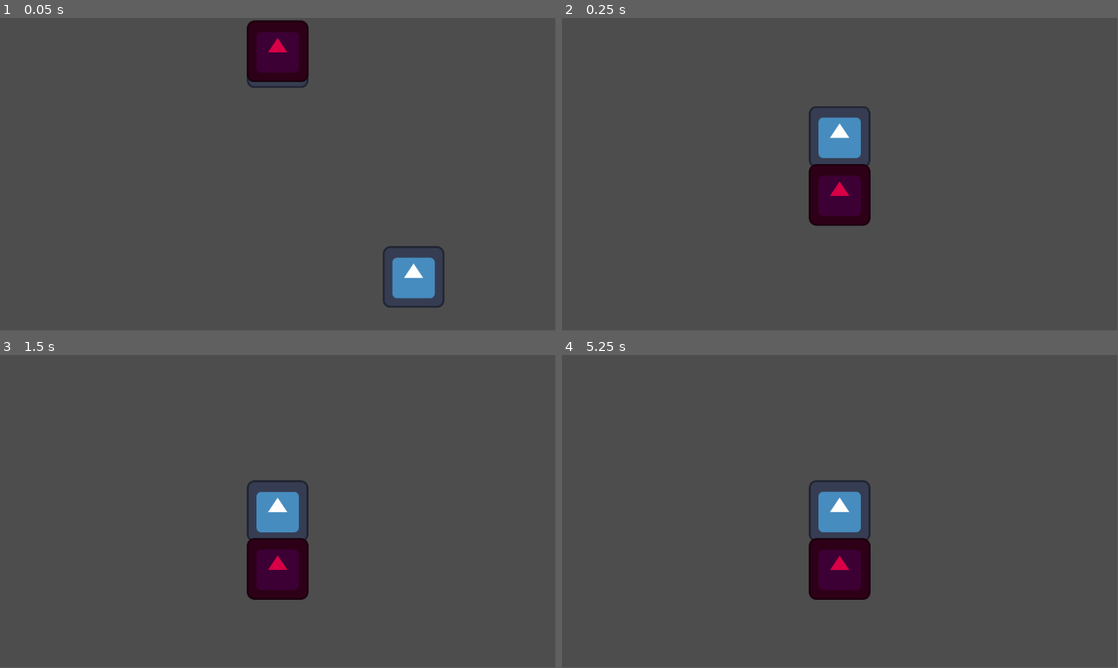
Above: before the commit, frames 1-4 (two rows, left to right).
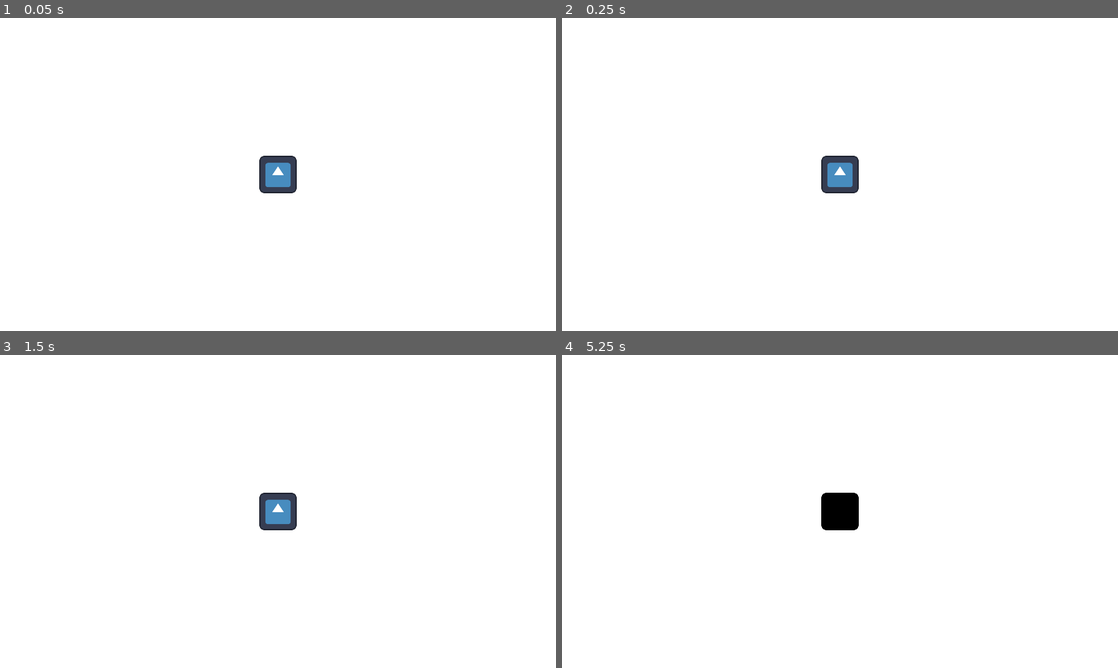
Above: after the commit, the same moments.

Repository: gbtsui/shrimp-fried-rice
Game: Godot game, scene res://world.tscn
Two runs of this game, one before a commit and one after it. Both use one fixed random seed, a clock stepped at 60 frames per second and the inputs below. The engine's default icon, where the game draws it, is replaced by a stand-in: a white triangle on a blue panel in a dark square.
Inputs:
- Up to frame 1 (0.05 s): no input
- Up to frame 2 (0.25 s): no input
- Up to frame 3 (1.5 s): tap Enter (ui_accept) at 0.5, 0.77, 1.25 s
- Up to frame 4 (5.25 s): tap Enter (ui_accept) at 1.52, 2, 2.75, 3.02, 3.5, 3.77, 4.25, 4.52 s
In our replay, the window is 799x449 before the commit and 800x450 after it. These sizes can differ from the game's own. Grey fills any space a smaller window leaves; there, only what the larger window draws over its background counts as a difference.

The runs differ from the first frame. In frame 1, 99% of the frame differs, in the area x 0-100%, y 0-100%; in frame 2, 99%; in frame 3, 99%; in frame 4, 100%.

Commit message:
aughasgdfhga

Diff:
--- a/enemy.gd
+++ b/enemy.gd
@@ -3,14 +3,40 @@
 
 var player: Player
 
-const speed = 10.0
+const speed = 100
+
+var playerInRange = false
+
+var timeBetweenAttacks = 2.0
+var attackTimer = 0.0
 
 func _ready():
 	player = get_tree().root.get_node("Root/Player")
 
+var prev_dir := Vector2(0,0)
+
 func _physics_process(delta: float) -> void:
-	if (player):
-		var dir = (player.global_position - global_position)
-		print(dir)
-		velocity = speed * dir * delta
-		move_and_slide()
+	var dir
+	if (player and player.get_state() == 0):
+		dir = (player.global_position - global_position).normalized()
+
+		if attackTimer > 0:
+			attackTimer -= delta
+
+		if playerInRange and attackTimer <= 0:
+			attack()
+
+	if (!player or player.get_state() == 1):
+		dir = (prev_dir + Vector2(randf(), randf())).normalized()
+
+	velocity = speed * dir
+	move_and_slide()
+
+
+func attack():
+	$AnimationPlayer.play("attack")
+	attackTimer = timeBetweenAttacks
+
+func _on_range_body_entered(body: Node2D) -> void:
+	if body is Player:
+		playerInRange = true
--- /dev/null
+++ b/player_state_manager.gd
@@ -0,0 +1,12 @@
+extends Node
+class_name PlayerStateManager
+
+enum PLAYER_STATE {
+	ALIVE,
+	DEAD
+}
+
+var current_state: PLAYER_STATE
+
+func change_state(new_state: PLAYER_STATE):
+	current_state = new_state
--- a/project.godot
+++ b/project.godot
@@ -14,6 +14,12 @@
 run/main_scene="res://world.tscn"
 config/features=PackedStringArray("4.3", "Forward Plus")
 config/icon="res://icon.svg"
+
+[display]
+
+window/size/viewport_width=1920
+window/size/viewport_height=1080
+window/stretch/mode="canvas_items"
 
 [input]
 
@@ -34,8 +40,7 @@
 }
 right={
 "deadzone": 0.5,
-"events": [Object(InputEventJoypadMotion,"resource_local_to_scene":false,"resource_name":"","device":-1,"axis":0,"axis_value":1.0,"script":null)
-]
+"events": []
 }
 
 [layer_names]
--- /dev/null
+++ b/scenes/flashyflash.tscn
@@ -0,0 +1,17 @@
+[gd_scene format=3 uid="uid://ye8thihf6typ"]
+
+[node name="Control" type="Control"]
+layout_mode = 3
+anchors_preset = 15
+anchor_right = 1.0
+anchor_bottom = 1.0
+grow_horizontal = 2
+grow_vertical = 2
+
+[node name="ColorRect" type="ColorRect" parent="."]
+layout_mode = 1
+anchors_preset = 15
+anchor_right = 1.0
+anchor_bottom = 1.0
+grow_horizontal = 2
+grow_vertical = 2
--- /dev/null
+++ b/scripts/death_manager.gd
@@ -0,0 +1,23 @@
+extends Node
+class_name DeathManager
+
+enum DEATH_MODE {
+	PLAYER,
+	ENEMY
+}
+
+var mode: DEATH_MODE
+@onready var parent = get_parent()
+
+func _ready() -> void:
+	if parent is Enemy:
+		mode = DEATH_MODE.ENEMY
+	elif parent is Player:
+		mode = DEATH_MODE.PLAYER
+
+func kys():
+	if mode == DEATH_MODE.PLAYER:
+		parent.get_node("PlayerStateManager").change_state(1)
+		parent.get_node("PhysicalCollision").disabled = true
+		parent.modulate = Color(0,0,0)
+		parent.get_node("CanvasLayer").flashy_go_brr()
--- /dev/null
+++ b/scripts/flashyflash_but_canvaslayer.gd
@@ -0,0 +1,11 @@
+extends CanvasLayer
+
+func flashy_go_brr():
+	$CanvasLayer/Control.visible = true
+
+	#need to convert sprite global pos to local pos in canvaslayer
+	#sprite.texture = $Sprite2D.texture
+	$Sprite2D.modulate = Color(0,0,0)
+	#$Sprite2D.position = get_viewport().get_rect().position - sprite.global_position
+
+	# play more fun animations here
--- /dev/null
+++ b/scripts/health_manager.gd
@@ -0,0 +1,15 @@
+extends Node
+class_name HealthManager
+
+@export var hp = 10
+@export var max_hp = 10
+
+@onready var deathManager: DeathManager = get_parent().get_node("DeathManager")
+
+func damage(dmg_amount):
+	hp -= dmg_amount
+	get_parent().modulate_sprite(Color(1,0,0))
+	await get_tree().create_timer(0.1).timeout
+	get_parent().modulate_sprite(Color(1,1,1))
+	if hp <= 0:
+		deathManager.kys()
--- /dev/null
+++ b/scripts/hitbox.gd
@@ -0,0 +1,11 @@
+extends Area2D
+class_name Hitbox
+
+@onready var hpman = get_parent().get_node("HealthManager")
+
+#only listens for damage.
+func damage(dmg_amount):
+	hpman.damage(dmg_amount)
+
+#slightly redundant...? je ne sais pas twin
+#NOUS ecrivons du code en spaghetti
--- /dev/null
+++ b/scripts/hurtbox.gd
@@ -0,0 +1,9 @@
+extends Area2D
+class_name Hurtbox
+
+@export var dmg = 5.0
+
+func _on_body_entered(body: Node2D) -> void:
+	var bodyHpman: HealthManager = body.get_node("HealthManager")
+	if bodyHpman:
+		bodyHpman.damage(dmg)
--- a/scripts/inputlogger.gd
+++ b/scripts/inputlogger.gd
@@ -4,3 +4,7 @@
 func _input(event: InputEvent) -> void:
 	if (event.is_action_released("down")): print("down")
 # exists for debug !!!
+
+
+func _on_range_body_entered(body: Node2D) -> void:
+	pass # Replace with function body.
--- a/scripts/player.gd
+++ b/scripts/player.gd
@@ -7,6 +7,12 @@
 var rightHeld: int = 0
 
 const speed = 200
+
+@onready var stateManager = $PlayerStateManager
+@onready var healthManager = $HealthManager
+
+func _ready():
+	stateManager.change_state(0)
 
 func _input(event: InputEvent) -> void:
 	if event.is_action_pressed("down"): downHeld = 1
@@ -28,4 +34,10 @@
 	move_and_slide()
 
 func _physics_process(delta: float) -> void:
-	move()
+	if stateManager.current_state == 0: move()
+
+func get_state():
+	return stateManager.current_state
+
+func modulate_sprite(color: Color):
+	$CanvasLayer/Sprite2D.modulate = color
--- a/world.tscn
+++ b/world.tscn
@@ -1,9 +1,15 @@
-[gd_scene load_steps=8 format=3 uid="uid://blea2gg8sfq77"]
+[gd_scene load_steps=18 format=3 uid="uid://blea2gg8sfq77"]
 
 [ext_resource type="Script" path="res://scripts/inputlogger.gd" id="1_t0gu0"]
 [ext_resource type="Script" path="res://scripts/player.gd" id="2_2mmbc"]
+[ext_resource type="PackedScene" uid="uid://ye8thihf6typ" path="res://scenes/flashyflash.tscn" id="3_7jt8k"]
+[ext_resource type="Script" path="res://scripts/flashyflash_but_canvaslayer.gd" id="3_fvtr4"]
 [ext_resource type="Texture2D" uid="uid://cpinsbuv0vugo" path="res://icon.svg" id="3_jadky"]
 [ext_resource type="Script" path="res://enemy.gd" id="4_4pnwx"]
+[ext_resource type="Script" path="res://scripts/health_manager.gd" id="5_3hgnr"]
+[ext_resource type="Script" path="res://scripts/death_manager.gd" id="6_jsb6b"]
+[ext_resource type="Script" path="res://player_state_manager.gd" id="7_gawbx"]
+[ext_resource type="Script" path="res://scripts/hurtbox.gd" id="9_td4gv"]
 
 [sub_resource type="CircleShape2D" id="CircleShape2D_pypen"]
 radius = 58.0775
@@ -14,6 +20,69 @@
 [sub_resource type="CircleShape2D" id="CircleShape2D_j6v5k"]
 radius = 91.0494
 
+[sub_resource type="CircleShape2D" id="CircleShape2D_mhdw2"]
+radius = 112.285
+
+[sub_resource type="Animation" id="Animation_knkjv"]
+resource_name = "attack"
+tracks/0/type = "value"
+tracks/0/imported = false
+tracks/0/enabled = true
+tracks/0/path = NodePath("Sprite2D:scale")
+tracks/0/interp = 1
+tracks/0/loop_wrap = true
+tracks/0/keys = {
+"times": PackedFloat32Array(0, 0.166667, 1),
+"transitions": PackedFloat32Array(1, 1, 1),
+"update": 0,
+"values": [Vector2(1, 1), Vector2(1.3, 1.3), Vector2(1, 1)]
+}
+tracks/1/type = "value"
+tracks/1/imported = false
+tracks/1/enabled = true
+tracks/1/path = NodePath("Hurtbox/CollisionShape2D:disabled")
+tracks/1/interp = 1
+tracks/1/loop_wrap = true
+tracks/1/keys = {
+"times": PackedFloat32Array(0, 0.166667, 0.233333),
+"transitions": PackedFloat32Array(1, 1, 1),
+"update": 1,
+"values": [false, true, false]
+}
+
+[sub_resource type="Animation" id="Animation_mlxo2"]
+length = 0.001
+tracks/0/type = "value"
+tracks/0/imported = false
+tracks/0/enabled = true
+tracks/0/path = NodePath("Sprite2D:scale")
+tracks/0/interp = 1
+tracks/0/loop_wrap = true
+tracks/0/keys = {
+"times": PackedFloat32Array(0),
+"transitions": PackedFloat32Array(1),
+"update": 0,
+"values": [Vector2(1, 1)]
+}
+tracks/1/type = "value"
+tracks/1/imported = false
+tracks/1/enabled = true
+tracks/1/path = NodePath("Hurtbox/CollisionShape2D:disabled")
+tracks/1/interp = 1
+tracks/1/loop_wrap = true
+tracks/1/keys = {
+"times": PackedFloat32Array(0),
+"transitions": PackedFloat32Array(1),
+"update": 1,
+"values": [false]
+}
+
+[sub_resource type="AnimationLibrary" id="AnimationLibrary_652cq"]
+_data = {
+"RESET": SubResource("Animation_mlxo2"),
+"attack": SubResource("Animation_knkjv")
+}
+
 [node name="Root" type="Node2D"]
 
 [node name="Node" type="Node" parent="."]
@@ -22,26 +91,48 @@
 [node name="Player" type="CharacterBody2D" parent="."]
 script = ExtResource("2_2mmbc")
 
-[node name="Sprite2D" type="Sprite2D" parent="Player"]
+[node name="CanvasLayer" type="CanvasLayer" parent="Player"]
+layer = 2
+follow_viewport_enabled = true
+script = ExtResource("3_fvtr4")
+
+[node name="CanvasLayer" type="CanvasLayer" parent="Player/CanvasLayer"]
+
+[node name="Control" parent="Player/CanvasLayer/CanvasLayer" instance=ExtResource("3_7jt8k")]
+
+[node name="Sprite2D" type="Sprite2D" parent="Player/CanvasLayer"]
 texture = ExtResource("3_jadky")
 
 [node name="Camera2D" type="Camera2D" parent="Player"]
+scale = Vector2(0.581531, 0.448109)
 position_smoothing_enabled = true
 position_smoothing_speed = 10.0
 
 [node name="PhysicalCollision" type="CollisionShape2D" parent="Player"]
 shape = SubResource("CircleShape2D_pypen")
 
-[node name="Hitbox" type="Area2D" parent="Player"]
+[node name="HealthManager" type="Node" parent="Player"]
+script = ExtResource("5_3hgnr")
 
-[node name="HitboxCollisionShape" type="CollisionShape2D" parent="Player/Hitbox"]
+[node name="DeathManager" type="Node" parent="Player"]
+script = ExtResource("6_jsb6b")
+
+[node name="PlayerStateManager" type="Node" parent="Player"]
+script = ExtResource("7_gawbx")
+
+[node name="Knife" type="Area2D" parent="Player"]
+
+[node name="CollisionPolygon2D" type="CollisionPolygon2D" parent="Player/Knife"]
 
 [node name="Icon" type="Sprite2D" parent="."]
-position = Vector2(282, 111)
+position = Vector2(704, 360)
 texture = ExtResource("3_jadky")
 
 [node name="Enemy" type="CharacterBody2D" parent="."]
 modulate = Color(0.850226, 0, 0.276655, 1)
+position = Vector2(388, 229)
+collision_layer = 2
+collision_mask = 3
 script = ExtResource("4_4pnwx")
 
 [node name="Sprite2D" type="Sprite2D" parent="Enemy"]
@@ -52,6 +143,20 @@
 
 [node name="Hurtbox" type="Area2D" parent="Enemy"]
 collision_layer = 2
+script = ExtResource("9_td4gv")
 
 [node name="CollisionShape2D" type="CollisionShape2D" parent="Enemy/Hurtbox"]
 shape = SubResource("CircleShape2D_j6v5k")
+
+[node name="Range" type="Area2D" parent="Enemy"]
+
+[node name="CollisionShape2D" type="CollisionShape2D" parent="Enemy/Range"]
+shape = SubResource("CircleShape2D_mhdw2")
+
+[node name="AnimationPlayer" type="AnimationPlayer" parent="Enemy"]
+libraries = {
+"": SubResource("AnimationLibrary_652cq")
+}
+
+[connection signal="body_entered" from="Enemy/Hurtbox" to="Enemy/Hurtbox" method="_on_body_entered"]
+[connection signal="body_entered" from="Enemy/Range" to="Enemy" method="_on_range_body_entered"]
